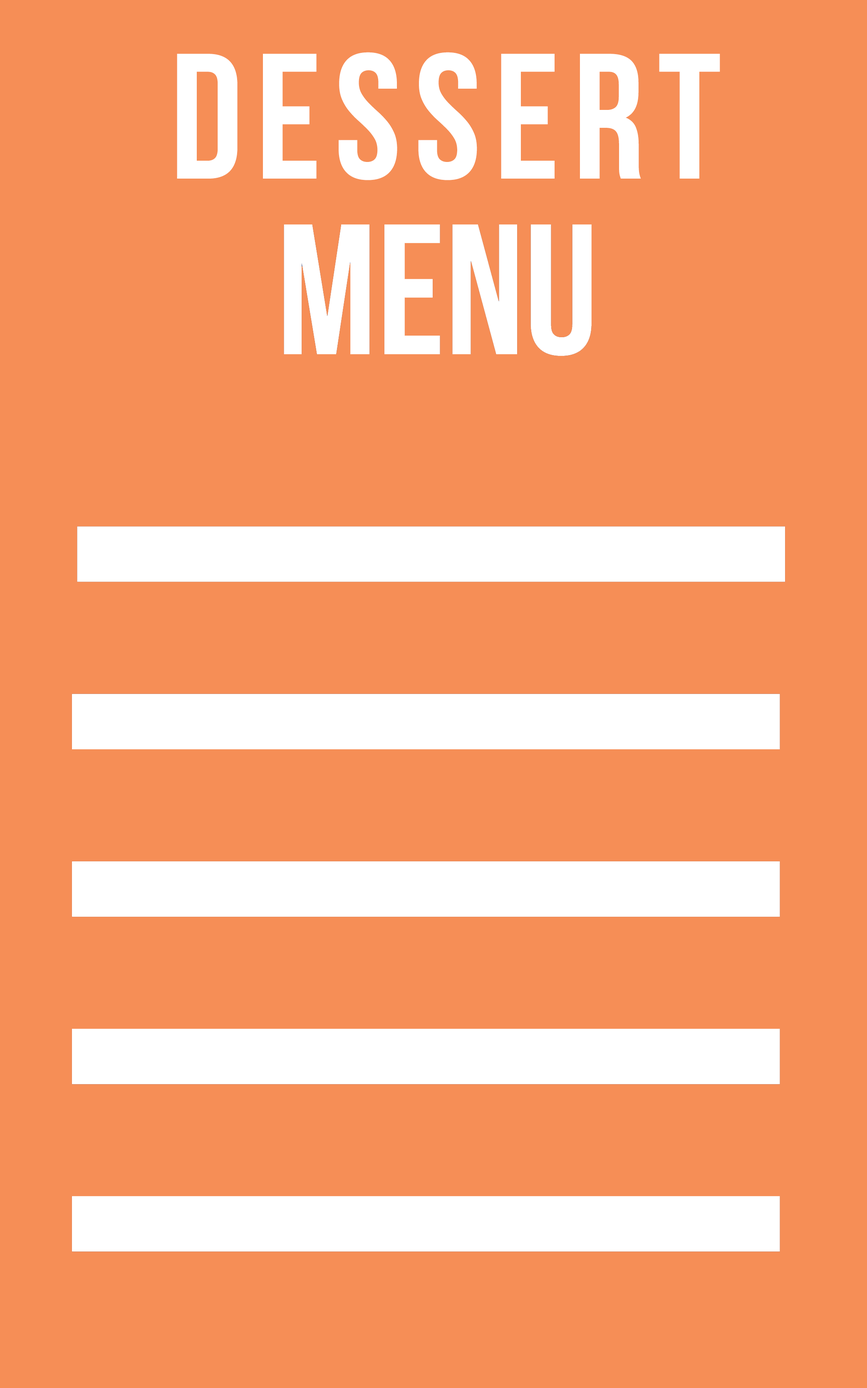
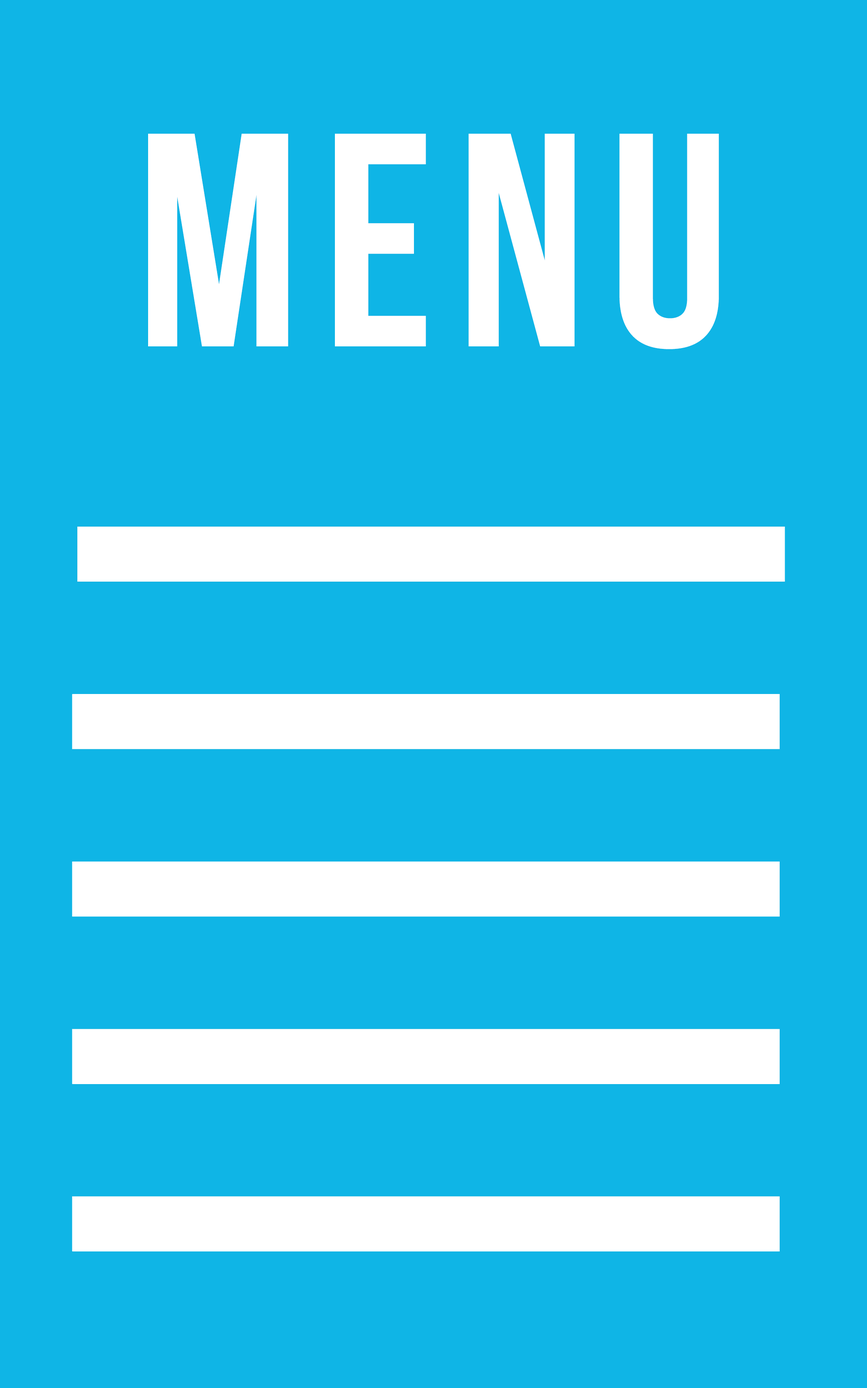
Layers edited between the first and the second 867×1388 image:
renamed "Dessert" to "MENU", painted on it over [148, 52, 721, 350]
painted on "Rectangle 1" over [185, 17, 703, 373]
painted on "Layer 0" over [0, 0, 867, 1388]
